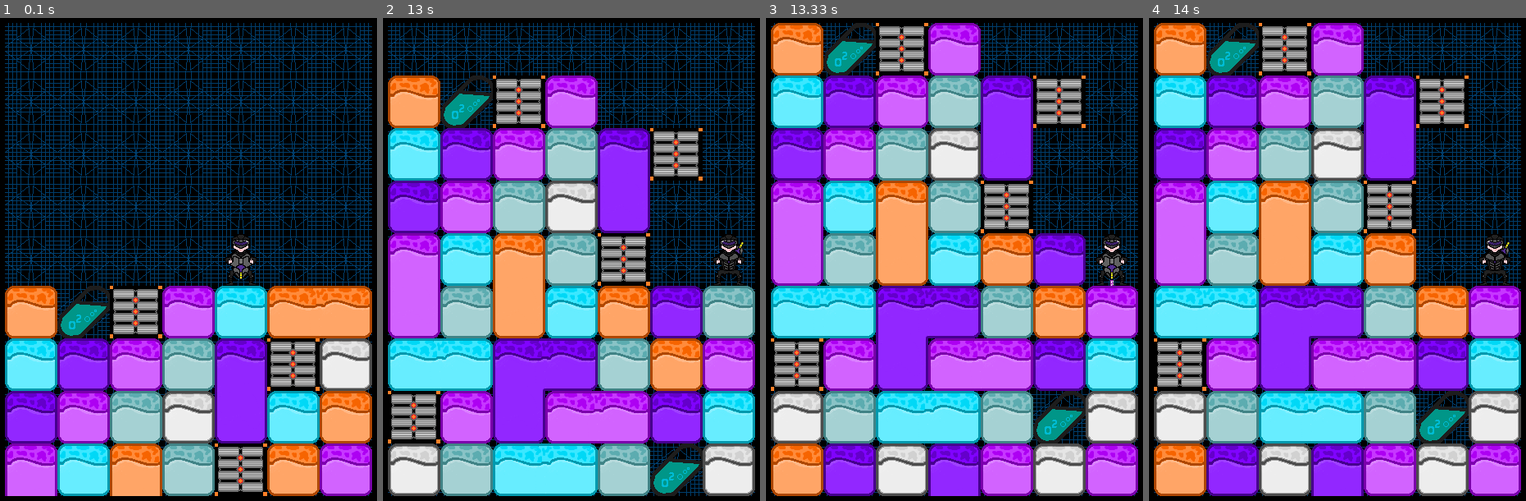
Above: before the commit, frames 1-4 (left to right).
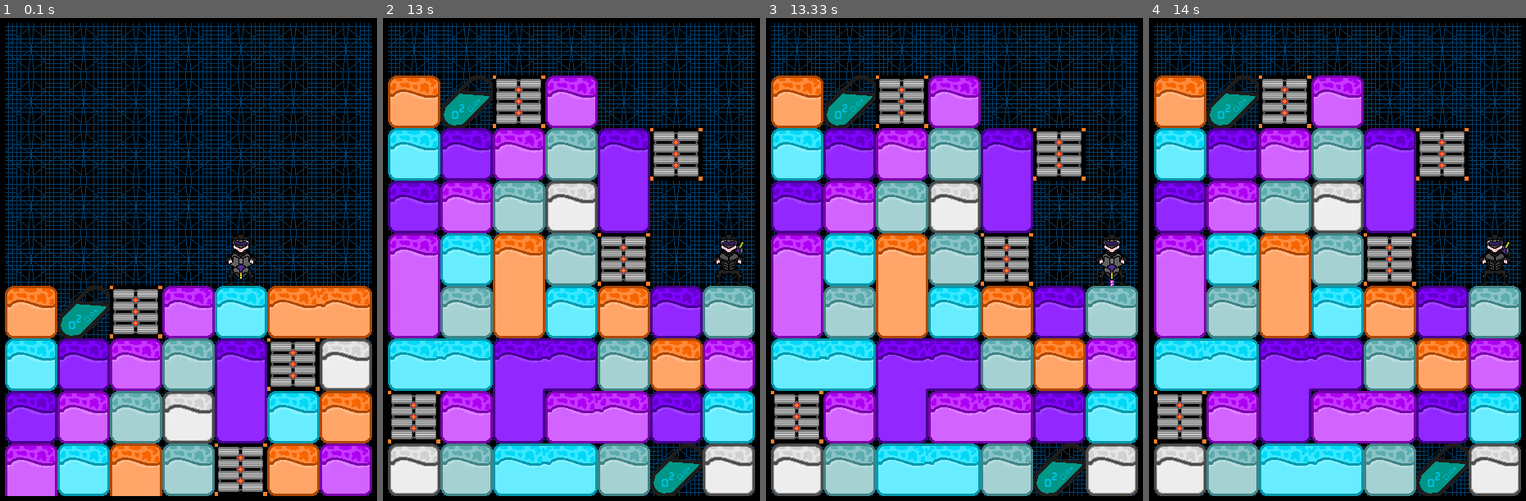
Above: after the commit, the same moments.

Repository: aurelieduprez/Mr.Driller
Game: pygame game, started from Mr. Driller/main.py
The game is run twice, just before and just after one commit, with the same random seed, the same clock (stepped at 60 frames per second) and the same inputs.
Inputs:
- Up to frame 1 (0.1 s): no input
- Up to frame 2 (13 s): tap D at 0.33, 3.97, 12.65 s; hold Left 0.67-1.2 s; hold Down 1.23-1.7 s; hold Left 1.73-2.13 s; tap Z at 2.57 s; hold Right 2.9-3.53 s; hold Down 6.7-7 s; hold Down 8.53-8.9 s; hold Left 8.93-9.4 s; hold Down 11.33-11.63 s; hold Left 11.67-12.07 s; hold Right from 12.5 s (still down)
- Up to frame 3 (13.33 s): release Right at 13.13 s; hold Down from 13.17 s (still down)
- Up to frame 4 (14 s): release Down at 13.53 s; hold Left from 13.57 s (still down)

Frames 1-2 are identical in both runs. In frame 3, 77% of the frame differs, in the area x 1-99%, y 1-99%; in frame 4, 75%.

Commit message:
crystal wip
ça veut dire work in progress si jamais ;^) :wink:

Diff:
--- a/Mr. Driller/block.py
+++ b/Mr. Driller/block.py
@@ -49,7 +49,7 @@
     def updOffset(self, currentOffset):
         self._currOffset = currentOffset
 
-    def hit(self, surface, level, player, nochain=0, instakill=0):
+    def hit(self, surface, level, player, nochain=0, instakill=0, delayedTimeout=0):
         if instakill:
             self._hp = 0
 
@@ -65,6 +65,10 @@
         elif self._blockType == "pill" and self._hp == 0:
             player.updateOxygen(3, surface)
             player.AddScore(10)
+
+        elif self._blockType == "delayed":
+            self._isDisappearing = True
+
 
         elif self._blockType == "end":
             print("fin de level")
@@ -280,10 +284,26 @@
     """Timeout block daughter-class"""
 
     def __init__(self, posX, posY):
-        Block.__init__(self, posX, posY, 1, 0)
+        Block.__init__(self, posX, posY, 5, 0)
         self._texturePath = path.join("Assets", "Textures", "Blocks", "Delayed", "0.png")
+        self._isDisappearing = False
         self._blockType = "delayed"
-        self.__timeout = 84    # number of image for fadeout
+        self.__seconds = 2    # number of image for fadeout
+
+    def idAcc():
+        return self._isDisappearing
+
+    def posAcc(self):
+        return self._posY, self._posX
+
+
+    def timeout(self, seconds):
+
+        if self._isDisappearing:
+            seconds = seconds - 1
+
+        if seconds == 0:
+            self._hp = 0
 
 
 class Pill(Block):
--- a/Mr. Driller/main.py
+++ b/Mr. Driller/main.py
@@ -4,7 +4,7 @@
 from os import name
 from eventHandling import *
 from menu import *
-
+from block import *
 # Font and Sound verification
 
 if not pygame.font:
@@ -33,6 +33,7 @@
     level = generateLvl(4, 100, 7)
     print(len(level))
     nbFrame = 1
+
 
     # Initializing controls
     if 'nt' in name:
@@ -97,9 +98,10 @@
                     element.updOffset(currentOffset)
 
 
-        if nbFrame % 30== 1:
+        if nbFrame % 30 == 1:
             player.updateOxygen(1, surface)
             print("oxygen =", player.oxyAcc())
+
 
         if nbFrame % 5 == 1:
             player.Anim()
